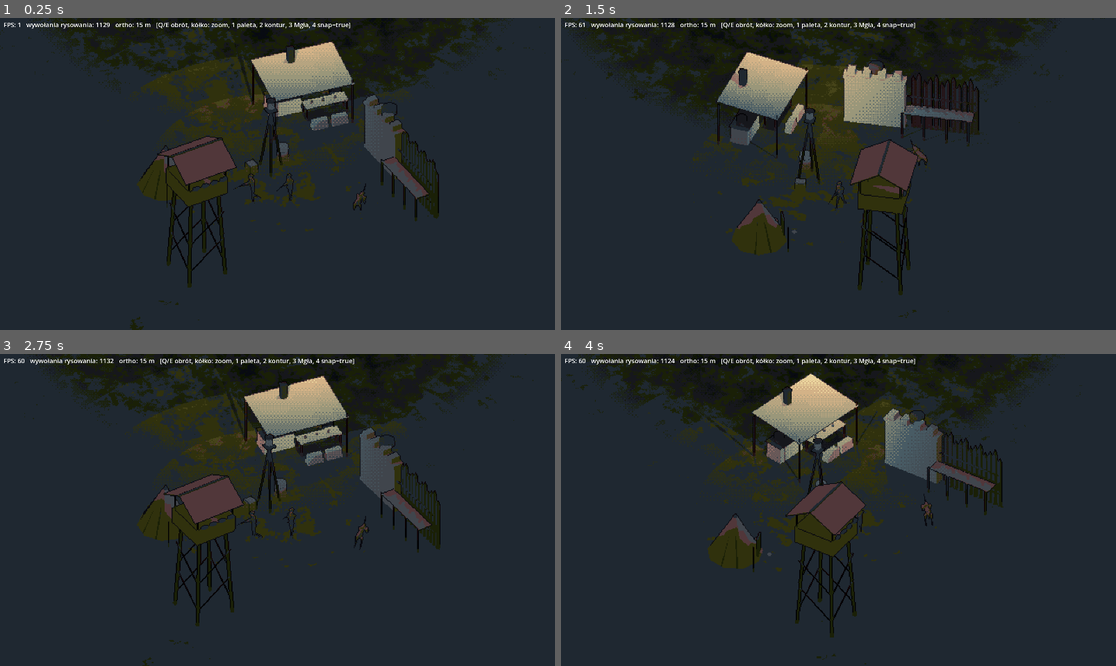
Above: before the commit, frames 1-4 (two rows, left to right).
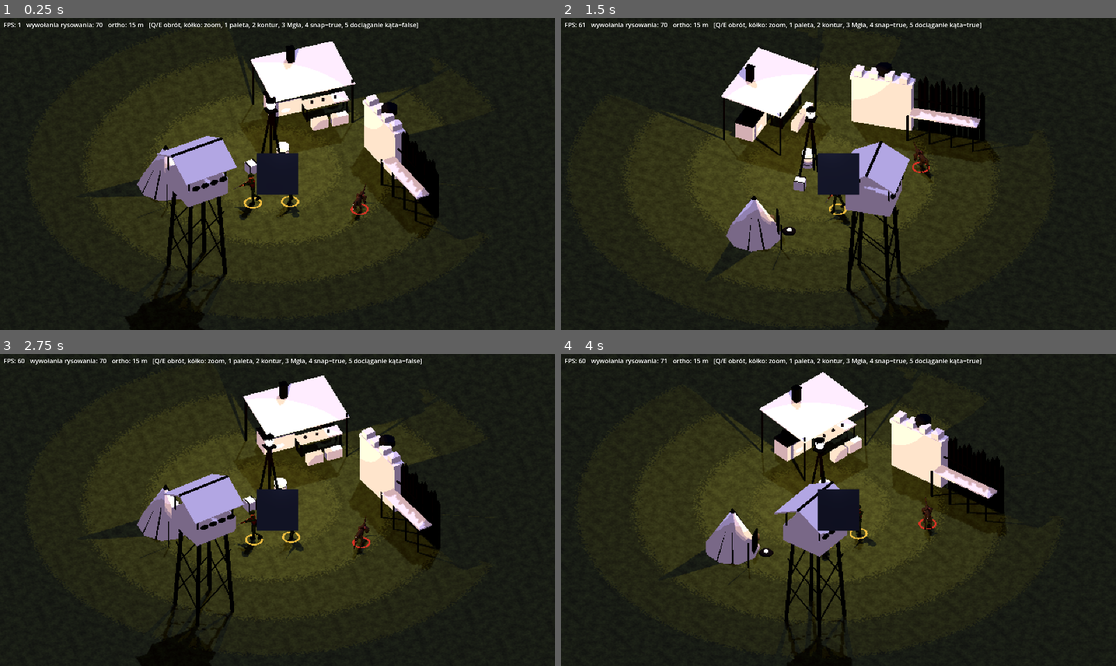
Above: after the commit, the same moments.

Repository: budownik1203/rt
Game: Godot game, scene res://main.tscn
Two runs of this game, one before a commit and one after it. Both use one fixed random seed, a clock stepped at 60 frames per second and the inputs below.
Inputs (mouse positions are in pixels of both pictures, inside the frame that each line leads up to):
- Up to frame 1 (0.25 s): no input
- Up to frame 2 (1.5 s): tap Enter at 0.5 s; move the mouse to (960, 158) at 0.52 s; hold Q 0.53-1.28 s; tap 5 at 0.6 s; click (960, 158) at 0.67 s; move the mouse to (727, 189) at 1.27 s; tap Q at 1.35 s; click (727, 189) at 1.42 s
- Up to frame 3 (2.75 s): tap E at 1.55 s; move the mouse to (333, 441) at 2.02 s; hold E from 2.03 s (still down); click (333, 441) at 2.17 s; tap 5 at 2.3 s
- Up to frame 4 (4 s): move the mouse to (810, 572) at 2.77 s; release E at 2.78 s; tap 5 at 2.85 s; click (810, 572) at 2.92 s; tap Q at 3.05 s; move the mouse to (1005, 556) at 3.52 s; hold Q from 3.53 s (still down); click (1005, 556) at 3.67 s; tap E at 3.8 s

The runs differ from the first frame. In frame 1, 84% of the frame differs, in the area x 0-100%, y 0-100%; in frame 2, 82%; in frame 3, 84%; in frame 4, 85%.

Commit message:
Test shadera, runda 2: scalanie siatek (31x mniej wywołań), paleta OKLab, kontur, obwódki
Co-Authored-By: Claude Opus 5.5 <noreply@anthropic.com>
Claude-Session: https://claude.ai/code/session_01NHEgLsHqwfQjtxuoDWbKte

Diff:
--- a/game/shader_test/main.gd
+++ b/game/shader_test/main.gd
@@ -17,11 +17,14 @@
 var shots: Array = []
 var anim_players: Array = []
 var hud: Label
+var do_merge := true
+var settle := false   # hybryda: po puszczeniu Q/E kamera dociąga do najbliższego kąta co 45°
 
 func _ready() -> void:
 	var args := OS.get_cmdline_user_args()
 	if args.size() > 0: mode = args[0]
 	if args.size() > 1: snap = args[1] != "nosnap"
+	if "nomerge" in args: do_merge = false
 	DirAccess.make_dir_recursive_absolute(ProjectSettings.globalize_path(OUT))
 	get_window().size = Vector2i(1920, 1080)
 	var cont := SubViewportContainer.new()
@@ -71,6 +74,10 @@
 	place("res://models/zolnierz_karabin.glb", Vector3(0.0, 0, 1.2), 200.0, true, "shoot")
 	place("res://models/zolnierz_karabin.glb", Vector3(-1.6, 0, 0.4), 160.0, true, "walk")
 	place("res://models/ogar.glb", Vector3(2.6, 0, 3.4), 220.0, true, "gallop")
+	if mode == "stress":   # obciążenie: 30 żołnierzy i 30 Ogarów
+		for i in 30:
+			place("res://models/zolnierz_karabin.glb", Vector3(-6.0 + (i % 6) * 1.2, 0, 5.0 + (i / 6) * 1.2), 180.0, true, "walk")
+			place("res://models/ogar.glb", Vector3(2.0 + (i % 6) * 1.3, 0, 7.0 + (i / 6) * 1.3), 200.0, true, "gallop")
 	# światło latarni (ciepłe, z cieniem), księżyc (chłodny, słaby), wypełnienie i kontur tylko na postaciach (warstwa 2)
 	var lamp := OmniLight3D.new()
 	lamp.position = Vector3(0.5, 4.2, -1.5)
@@ -104,7 +111,15 @@
 	inst.position = pos
 	inst.rotation_degrees.y = rot_y
 	vp.add_child(inst)
-	convert_materials(inst, is_char)
+	if do_merge:
+		var vm := toon(Color.WHITE); vm.set_shader_parameter("use_vcol", true)
+		var n := Merge.merge_character(inst, vm) if is_char else Merge.merge_static(inst, vm)
+		print(path, " scalono części: ", n)
+		if is_char: set_layers(inst)
+		hide_event_parts(inst)
+	else:
+		convert_materials(inst, is_char)
+	if is_char: add_ring(inst, Color(0.95, 0.75, 0.25) if not path.contains("ogar") else Color(0.85, 0.2, 0.15))
 	if path.contains("lampa"): no_shadow(inst)   # lampa nie zasłania własnego światła (jak visible_shadow=False w Blenderze)
 	if anim != "":
 		var ap := find_anim(inst)
@@ -116,6 +131,25 @@
 				ap.play(pick)
 				anim_players.append(ap)
 			print(path, " animacje: ", names, " -> ", pick)
+
+func set_layers(n: Node) -> void:
+	if n is VisualInstance3D: (n as VisualInstance3D).layers = 1 | 2
+	for c in n.get_children(): set_layers(c)
+
+func hide_event_parts(n: Node) -> void:
+	if Merge.is_event_part(n) and n is Node3D: (n as Node3D).visible = false
+	for c in n.get_children(): hide_event_parts(c)
+
+func add_ring(inst: Node3D, col: Color) -> void:   # obwódka pod jednostką w barwie składu (czytelność bez przybliżania)
+	var r := MeshInstance3D.new()
+	var tm := TorusMesh.new(); tm.inner_radius = 0.34; tm.outer_radius = 0.44; tm.rings = 24; tm.ring_segments = 4
+	r.mesh = tm
+	r.scale = Vector3(1.0, 0.04, 1.0)
+	r.position = Vector3(0, 0.03, 0)
+	r.cast_shadow = GeometryInstance3D.SHADOW_CASTING_SETTING_OFF
+	var m := StandardMaterial3D.new(); m.shading_mode = BaseMaterial3D.SHADING_MODE_UNSHADED; m.albedo_color = col
+	r.material_override = m
+	inst.add_child(r)
 
 func no_shadow(n: Node) -> void:
 	if n is GeometryInstance3D: (n as GeometryInstance3D).cast_shadow = GeometryInstance3D.SHADOW_CASTING_SETTING_OFF
@@ -197,13 +231,18 @@
 			KEY_2: post_mat.set_shader_parameter("use_outline", not post_mat.get_shader_parameter("use_outline"))
 			KEY_3: post_mat.set_shader_parameter("use_fog", not post_mat.get_shader_parameter("use_fog"))
 			KEY_4: snap = not snap
+			KEY_5: settle = not settle
 
 func _process(dt: float) -> void:
 	frame += 1
 	if mode == "view":
+		var turning := Input.is_key_pressed(KEY_Q) or Input.is_key_pressed(KEY_E)
 		if Input.is_key_pressed(KEY_Q): yaw -= 60.0 * dt; update_camera()
 		if Input.is_key_pressed(KEY_E): yaw += 60.0 * dt; update_camera()
-		hud.text = "FPS: %d   wywołania rysowania: %d   ortho: %.0f m   [Q/E obrót, kółko: zoom, 1 paleta, 2 kontur, 3 Mgła, 4 snap=%s]" % [Engine.get_frames_per_second(), Performance.get_monitor(Performance.RENDER_TOTAL_DRAW_CALLS_IN_FRAME), ortho, str(snap)]
+		if settle and not turning:
+			var goal: float = round((yaw - 15.0) / 45.0) * 45.0 + 15.0
+			if abs(goal - yaw) > 0.01: yaw = move_toward(yaw, goal, 90.0 * dt); update_camera()
+		hud.text = "FPS: %d   wywołania rysowania: %d   ortho: %.0f m   [Q/E obrót, kółko: zoom, 1 paleta, 2 kontur, 3 Mgła, 4 snap=%s, 5 dociąganie kąta=%s]" % [Engine.get_frames_per_second(), Performance.get_monitor(Performance.RENDER_TOTAL_DRAW_CALLS_IN_FRAME), ortho, str(snap), str(settle)]
 		return
 	if mode == "still":
 		if frame < 20: return
@@ -220,6 +259,15 @@
 		await RenderingServer.frame_post_draw
 		get_viewport().get_texture().get_image().save_png(OUT + "%s.png" % s[0])
 		print("zapisano ", s[0], " | wywołania rysowania: ", Performance.get_monitor(Performance.RENDER_TOTAL_DRAW_CALLS_IN_FRAME), " | obiekty: ", Performance.get_monitor(Performance.RENDER_TOTAL_OBJECTS_IN_FRAME), " | trójkąty: ", Performance.get_monitor(Performance.RENDER_TOTAL_PRIMITIVES_IN_FRAME))
+	elif mode == "stress":
+		if frame == 30:
+			await RenderingServer.frame_post_draw
+			print("OBCIĄŻENIE scalanie=", do_merge, " wywołania rysowania: ", Performance.get_monitor(Performance.RENDER_TOTAL_DRAW_CALLS_IN_FRAME), " trójkąty: ", Performance.get_monitor(Performance.RENDER_TOTAL_PRIMITIVES_IN_FRAME))
+			cam.size = 26.0; target = Vector3(0, 0.9, 4); update_camera()
+		if frame == 36:
+			await RenderingServer.frame_post_draw
+			get_viewport().get_texture().get_image().save_png(OUT + "obciazenie.png")
+			get_tree().quit()
 	elif mode == "rotate":
 		if frame < 15: return
 		var k := frame - 15
--- /dev/null
+++ b/game/shader_test/merge.gd
@@ -0,0 +1,108 @@
+# Scalanie siatek Latarni: sztywne części na BoneAttachment3D -> jedna siatka ze szkieletem (1 wywołanie rysowania).
+# Kolory materiałów trafiają do kolorów wierzchołków, więc cała postać ma jeden materiał.
+# Części sterowane zdarzeniami (błysk, magazynek w dłoni, granat) zostają osobno.
+class_name Merge
+
+static func is_event_part(n: Node) -> bool:
+	var low := String(n.name).to_lower()
+	return low.contains("flash") or low.contains("maghand") or low.contains("gren")
+
+static func collect(n: Node, out: Array) -> void:
+	if n is MeshInstance3D and not is_event_part(n): out.append(n)
+	for c in n.get_children(): collect(c, out)
+
+static func find_skeleton(n: Node) -> Skeleton3D:
+	if n is Skeleton3D: return n
+	for c in n.get_children():
+		var r := find_skeleton(c)
+		if r: return r
+	return null
+
+static func mat_color(m: Material) -> Color:
+	if m is BaseMaterial3D: return (m as BaseMaterial3D).albedo_color
+	return Color(0.7, 0.7, 0.7)
+
+static func mat_emission(m: Material) -> Color:
+	if m is BaseMaterial3D and (m as BaseMaterial3D).emission_enabled:
+		var b := m as BaseMaterial3D
+		return b.emission * b.emission_energy_multiplier
+	return Color.BLACK
+
+# Postać: zwraca liczbę scalonych części.
+static func merge_character(root: Node3D, material: Material) -> int:
+	var skel := find_skeleton(root)
+	if skel == null: return 0
+	var parts: Array = []
+	collect(root, parts)
+	var st := SurfaceTool.new()
+	st.set_skin_weight_count(SurfaceTool.SKIN_4_WEIGHTS)
+	st.begin(Mesh.PRIMITIVE_TRIANGLES)
+	var to_skel := skel.global_transform.affine_inverse()
+	var count := 0
+	for mi: MeshInstance3D in parts:
+		var bone := -1
+		var p := mi.get_parent()
+		if p is BoneAttachment3D: bone = skel.find_bone((p as BoneAttachment3D).bone_name)
+		if bone < 0: continue
+		var xf := to_skel * mi.global_transform
+		for s in mi.mesh.get_surface_count():
+			var arr := mi.mesh.surface_get_arrays(s)
+			var mat := mi.get_active_material(s)
+			var col := mat_color(mat)
+			var verts: PackedVector3Array = arr[Mesh.ARRAY_VERTEX]
+			var norms: PackedVector3Array = arr[Mesh.ARRAY_NORMAL]
+			var idx = arr[Mesh.ARRAY_INDEX]
+			var order: PackedInt32Array = idx if idx != null and idx.size() > 0 else PackedInt32Array(range(verts.size()))
+			for i in order:
+				st.set_color(col)
+				st.set_normal((xf.basis * norms[i]).normalized() if norms.size() > i else Vector3.UP)
+				st.set_bones(PackedInt32Array([bone, 0, 0, 0]))
+				st.set_weights(PackedFloat32Array([1.0, 0.0, 0.0, 0.0]))
+				st.add_vertex(xf * verts[i])
+		mi.visible = false
+		mi.queue_free()
+		count += 1
+	var mesh := st.commit()
+	var skin := Skin.new()
+	for b in skel.get_bone_count():
+		skin.add_named_bind(skel.get_bone_name(b), skel.get_bone_global_pose(b).affine_inverse())
+	var out := MeshInstance3D.new()
+	out.name = "scalona_postac"
+	out.mesh = mesh
+	out.skin = skin
+	out.material_override = material
+	skel.add_child(out)
+	out.skeleton = out.get_path_to(skel)
+	return count
+
+# Budynek: wszystko w jedną statyczną siatkę.
+static func merge_static(root: Node3D, material: Material) -> int:
+	var parts: Array = []
+	collect(root, parts)
+	var st := SurfaceTool.new()
+	st.begin(Mesh.PRIMITIVE_TRIANGLES)
+	var to_root := root.global_transform.affine_inverse()
+	var count := 0
+	for mi: MeshInstance3D in parts:
+		var xf := to_root * mi.global_transform
+		for s in mi.mesh.get_surface_count():
+			var arr := mi.mesh.surface_get_arrays(s)
+			var col := mat_color(mi.get_active_material(s))
+			var e := mat_emission(mi.get_active_material(s))
+			if e.get_luminance() > 0.05: col = Color(e.r, e.g, e.b, 0.0)   # alfa 0 = świeci (okna, płomienie)
+			var verts: PackedVector3Array = arr[Mesh.ARRAY_VERTEX]
+			var norms: PackedVector3Array = arr[Mesh.ARRAY_NORMAL]
+			var idx = arr[Mesh.ARRAY_INDEX]
+			var order: PackedInt32Array = idx if idx != null and idx.size() > 0 else PackedInt32Array(range(verts.size()))
+			for i in order:
+				st.set_color(col)
+				st.set_normal((xf.basis * norms[i]).normalized() if norms.size() > i else Vector3.UP)
+				st.add_vertex(xf * verts[i])
+		mi.queue_free()
+		count += 1
+	var out := MeshInstance3D.new()
+	out.name = "scalony_budynek"
+	out.mesh = st.commit()
+	out.material_override = material
+	root.add_child(out)
+	return count
--- a/game/shader_test/shaders/post.gdshader
+++ b/game/shader_test/shaders/post.gdshader
@@ -3,6 +3,8 @@
 render_mode unshaded, depth_test_disabled, depth_draw_never, cull_disabled, fog_disabled;
 uniform sampler2D screen_tex : hint_screen_texture, filter_nearest;
 uniform sampler2D depth_tex : hint_depth_texture, filter_nearest;
+uniform sampler2D normal_tex : hint_normal_roughness_texture, filter_nearest;
+uniform float crease_thr = 0.55;
 uniform bool use_palette = true;
 uniform bool use_outline = true;
 uniform bool use_fog = true;
@@ -64,6 +66,15 @@
 
 vec3 to_srgb(vec3 c){ return mix(c*12.92, 1.055*pow(c, vec3(1.0/2.4)) - 0.055, step(vec3(0.0031308), c)); }
 vec3 to_lin(vec3 c){ return mix(c/12.92, pow((c+0.055)/1.055, vec3(2.4)), step(vec3(0.04045), c)); }
+vec3 oklab(vec3 c){   // c w sRGB 0..1 -> OKLab (porównanie kolorów zgodne z okiem)
+	vec3 l = to_lin(c);
+	float L = 0.4122214708*l.r + 0.5363325363*l.g + 0.0514459929*l.b;
+	float M = 0.2119034982*l.r + 0.6806995451*l.g + 0.1073969566*l.b;
+	float S = 0.0883024619*l.r + 0.2817188376*l.g + 0.6299787005*l.b;
+	L = pow(L, 1.0/3.0); M = pow(M, 1.0/3.0); S = pow(S, 1.0/3.0);
+	return vec3(0.2104542553*L + 0.7936177850*M - 0.0040720468*S, 1.9779984951*L - 2.4285922050*M + 0.4505937099*S, 0.0259040371*L + 0.7827717662*M - 0.8086757660*S);
+}
+vec3 nrm(vec2 uv){ return texture(normal_tex, uv).xyz * 2.0 - 1.0; }
 void vertex() { POSITION = vec4(VERTEX.xy, 1.0, 1.0); }
 vec3 view_pos(vec2 uv, mat4 inv_proj) {
 	float d = texture(depth_tex, uv).r;
@@ -86,19 +97,27 @@
 		float fq = floor(f * 4.0 + bayer4(FRAGCOORD.xy)) / 4.0;
 		col = mix(col, fog_col, clamp(fq, 0.0, 0.85));
 	}
-	if (use_outline) {   // kontur po stronie bliższego obiektu
-		float m = 0.0;
+	if (use_outline) {   // kontur po stronie bliższego obiektu; jaśniejszy po stronie światła; załamania brył z normalnych
+		float m = 0.0; float cr = 0.0;
+		vec3 n0 = nrm(SCREEN_UV);
 		vec2 o[4] = vec2[](vec2(px.x,0.0), vec2(-px.x,0.0), vec2(0.0,px.y), vec2(0.0,-px.y));
 		for (int i = 0; i < 4; i++) {
 			float dn = -view_pos(SCREEN_UV + o[i], INV_PROJECTION_MATRIX).z;
 			m = max(m, dn - dc);
+			if (abs(dn - dc) < 0.3 && i < 2) cr = max(cr, 1.0 - dot(n0, nrm(SCREEN_UV + o[i])));
 		}
-		if (m > edge_thr) col = col * vec3(0.30, 0.28, 0.42);
+		float lum = dot(col, vec3(0.3, 0.59, 0.11));
+		if (m > edge_thr) {
+			col = lum > 0.22 ? col * vec3(1.25, 1.15, 0.95) + vec3(0.03) : col * vec3(0.30, 0.28, 0.42);
+		} else if (cr > crease_thr) {
+			col = col * vec3(0.62, 0.60, 0.72);
+		}
 	}
 	if (use_palette) {   // paleta jest w sRGB (z renderów Blendera), obraz w Godocie jest liniowy
 		vec3 s = to_srgb(clamp(col, 0.0, 1.0));
+		vec3 q = oklab(s);
 		float best = 1e9; vec3 bc = s;
-		for (int i = 0; i < PAL_N; i++) { vec3 d = PAL[i] - s; d *= vec3(0.30, 0.59, 0.11) * 3.0; float dd = dot(d, d); if (dd < best) { best = dd; bc = PAL[i]; } }
+		for (int i = 0; i < PAL_N; i++) { vec3 d = oklab(PAL[i]) - q; d.yz *= 1.6; float dd = dot(d, d); if (dd < best) { best = dd; bc = PAL[i]; } }
 		col = to_lin(bc);
 	}
 	ALBEDO = col;
--- a/game/shader_test/shaders/toon.gdshader
+++ b/game/shader_test/shaders/toon.gdshader
@@ -1,21 +1,36 @@
 // Cel-shading Latarni: pasma światła jak w post.py (Blender), cienie przesunięte w chłodny fiolet.
+// use_vcol: kolor z wierzchołków (scalone siatki); alfa wierzchołka 0 = świeci.
 shader_type spatial;
 render_mode diffuse_lambert, specular_disabled;
 uniform vec4 albedo : source_color = vec4(1.0);
 uniform sampler2D albedo_tex : source_color, filter_nearest;
 uniform bool use_tex = false;
+uniform bool use_vcol = false;
+uniform vec3 emission : source_color = vec3(0.0);
+uniform vec3 shadow_tint : source_color = vec3(0.72, 0.64, 0.95);
 uniform sampler2D noise_tex : filter_linear, repeat_enable;
 uniform float noise_amt = 0.0;
 varying vec3 wpos;
+varying float jitter;
+vec3 srgb_to_lin(vec3 c){ return mix(c/12.92, pow((c+0.055)/1.055, vec3(2.4)), step(vec3(0.04045), c)); }
 void vertex() { wpos = (MODEL_MATRIX * vec4(VERTEX, 1.0)).xyz; }
-uniform vec3 emission : source_color = vec3(0.0);
-uniform vec3 shadow_tint : source_color = vec3(0.72, 0.64, 0.95);
 void fragment() {
 	vec4 c = albedo;
+	vec3 em = emission;
+	if (use_vcol) {
+		vec3 vc = srgb_to_lin(COLOR.rgb);
+		if (COLOR.a < 0.5) { em = vc * 2.0; c.rgb = vc; } else { c.rgb *= vc; }
+	}
 	if (use_tex) c *= texture(albedo_tex, UV);
-	if (noise_amt > 0.0) { float n = texture(noise_tex, wpos.xz * 0.12).r; float n2 = texture(noise_tex, wpos.xz * 0.5).r; c.rgb *= mix(1.0, 0.65 + 0.7 * (n * 0.7 + n2 * 0.3), noise_amt); }
+	jitter = 0.0;
+	if (noise_amt > 0.0) {
+		float n = texture(noise_tex, wpos.xz * 0.35).r;
+		float n2 = texture(noise_tex, wpos.xz * 1.3 + 17.0).r;
+		c.rgb *= mix(1.0, 0.75 + 0.5 * (n * 0.6 + n2 * 0.4), noise_amt);
+		jitter = (n2 - 0.5) * 0.10 * noise_amt;   // rozmywa równe pierścienie pasm światła
+	}
 	ALBEDO = c.rgb;
-	EMISSION = emission;
+	EMISSION = em;
 }
 float band(float x) {   // progi [0,04; 0,12; 0,30; 0,62] -> [0,06; 0,16; 0,36; 0,66; 1,0]
 	return x < 0.04 ? 0.06 : (x < 0.12 ? 0.16 : (x < 0.30 ? 0.36 : (x < 0.62 ? 0.66 : 1.0)));
@@ -23,7 +38,7 @@
 void light() {
 	float e = max(max(LIGHT_COLOR.r, LIGHT_COLOR.g), LIGHT_COLOR.b) / PI;
 	float ndl = clamp(dot(NORMAL, LIGHT), 0.0, 1.0) * ATTENUATION * e;
-	float b = band(ndl);
+	float b = band(ndl * (1.0 + jitter * 3.0));
 	vec3 tint = mix(shadow_tint, vec3(1.0), smoothstep(0.1, 0.7, b));
 	DIFFUSE_LIGHT += b * tint * (LIGHT_COLOR / max(e * PI, 0.001));
 }
Not shown, added: game/shader_test/merge.gd.uid
Not shown, added: game/shader_test/out_paleta.png.import
Not shown, changed: docs/HISTORIA.md
Not shown, changed: docs/TEST_SHADERA.md
